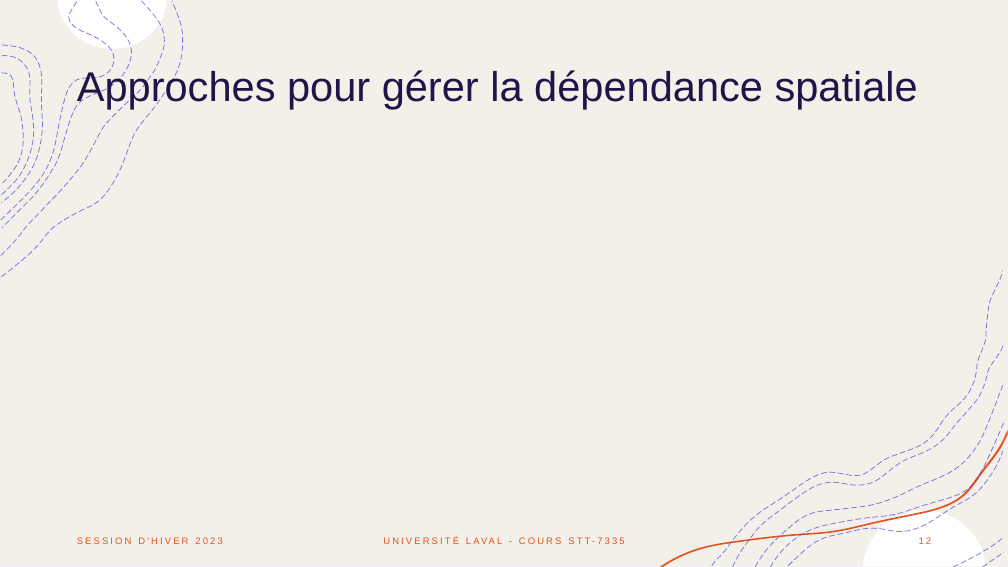
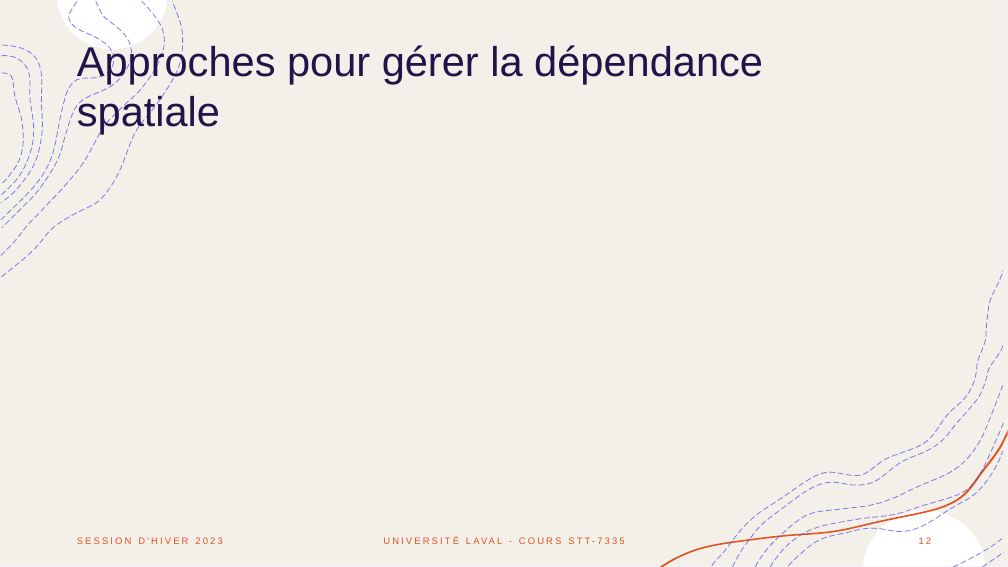
Before and after one commit to alexlepage07/STT-7335_Project, a slide deck: slide 12 of Doc/capsule_equipe4_donnees_spatiales.pptx. Drawn at 1008x567 pixels with LibreOffice and Linux fonts; fonts in the diff are those of the drawing; grey boxes stand for pictures. Boxes give left, top, right and bottom in pixels: in the first picture for what was removed or moved away, otherwise in the second. Text is boxed around its words. In the diff, an @@ line names an element or a change of style, - is before the commit and + after.

Commit message:
Finalisation du ppt pour la capsule

```diff
--- a/Doc/capsule_equipe4_donnees_spatiales.pptx
+++ b/Doc/capsule_equipe4_donnees_spatiales.pptx
@@ title "Approches pour gérer la dépendance ..." rewrapped from [77, 68, 918, 109] to [77, 43, 763, 134] @@
```
Also in this commit, not shown: 5 other slides changed, 1 slide removed.
